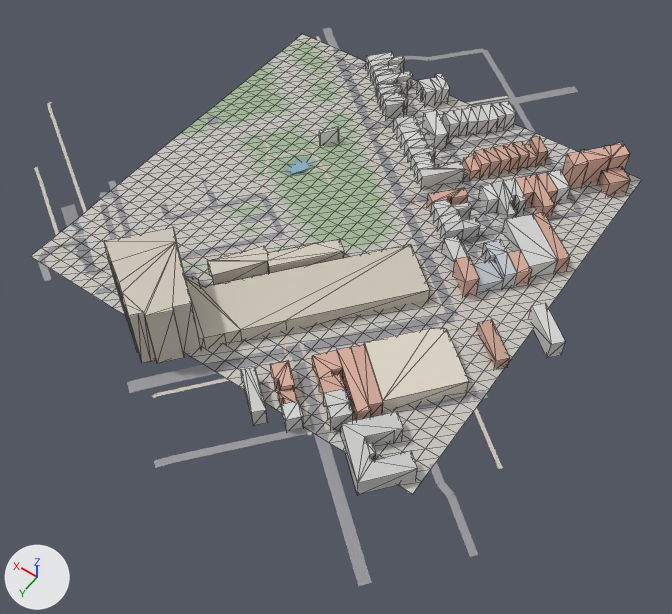
The glTF model game/world/tile_-8_4.glb as it was, and as the next commit left it.
Rendered twice from a 50 mm camera at (-2134.0, -842.0, 428.0) aimed at (-1941.0, -1113.0, 2.0). The lights are fixed; the arrows at lower left show +X, +Y and +Z. The picture after the commit comes second. Mesh edges are drawn as thin lines on the coarser meshes. Where no turn or scale is listed for an object, it has been applied to the vertices. Vertices at exactly the same position are counted once.

In view in the first picture: 'buildings', 'roads', 'terrain' and 1 more.
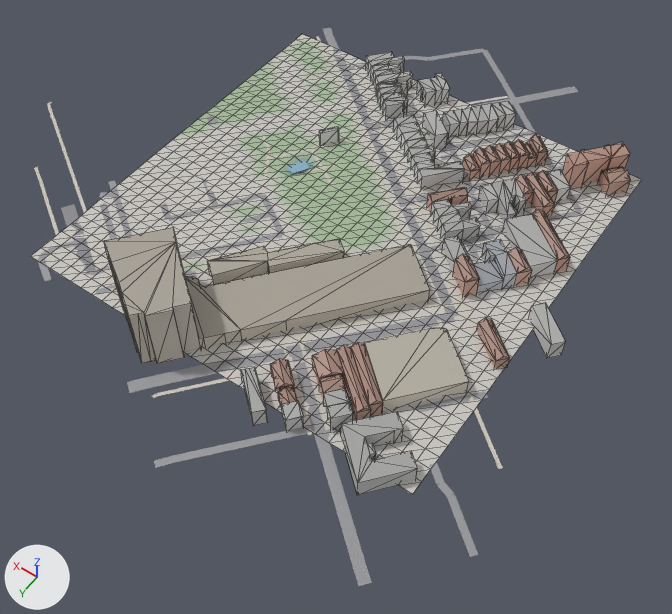
Diff of the bpy script that builds the scene:
```diff
--- a/game/world/tile_-8_4.glb.py
+++ b/game/world/tile_-8_4.glb.py
@@ me_buildings @@
 # used by ob_buildings; location = (0.0, 0.0, 0.0)
-me_buildings.from_pydata(...)  # 890 vertices, 1476 faces; spans x -2067.0..-1829.0, y -1287.0..-1007.0, z 28.0..69.0
+me_buildings.from_pydata(...)  # 1324 vertices, 1890 faces; spans x -2067.0..-1829.0, y -1287.0..-1007.0, z 28.0..69.0
+# me_buildings part 1: 1 vertex moved within x -1941.0, y -1254.0, z 41.0; 408 vertices added at x -2067.0..-1851.0, y -1287.0..-1010.0, z 38.0..51.0
+# me_buildings part 2: 22 vertices added at x -1913.0..-1849.0, y -1064.0..-1007.0, z 69.0
+# other edits to the shape of me_buildings do not show in these pictures
 me_buildings.materials.append(mat_defaultmaterial)
```

Changed parts and their boxes (x1, y1, x2, y2) in the pictures (672 x 614 px):
part 1 of me_buildings, built on
    before: (460, 110, 468, 126)
    after: (185, 52, 630, 483)
part 2 of me_buildings, added
    after: (104, 227, 192, 316)
